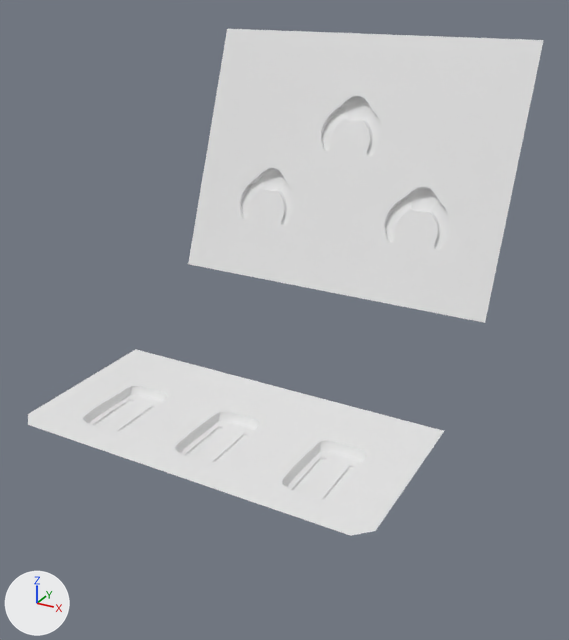
A saved change to the FBX model Assets/_Assets/Models/MargoCase_Plates.fbx.
Before and after are seen from a 50 mm lens placed at (0.65, -1.222, 2.435), pointed at (-0.011, -0.021, 1.834). Arrows for +X, +Y and +Z are at lower left; the lights stay in place. The first picture is the older version. Where no turn or scale is listed for an object, it has been applied to the vertices.

The first picture shows 'datalogger_caseplate_v1', 'gpsTracker_caseplate_v1'.
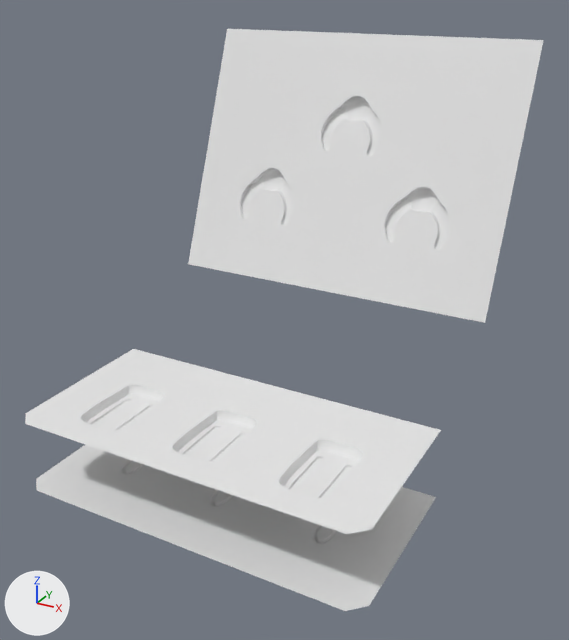
Commit message: Updated margos case to have chick band plate

Location of each change, (x1, y1, x2, y2) in pixels of the pictures (569 x 640 px):
'datalogger_caseplate_v1', moved
    before: (28, 349, 444, 536)
    after: (25, 349, 441, 534)
'chickBands_caseplate_v1', added
    after: (36, 445, 436, 611)

The change in detail:
Mesh me_cube_058 is new.
It has 287 vertices, 239 faces and spans x -0.352..0.344, y -0.124..0.219, z 0.001..0.01.
It uses material mat_grid (its picture is missing).
Object 'datalogger_caseplate_v1' (ob_datalogger_caseplate_v1) moves from (-0.029, -0.241, 1.676) to (-0.035, -0.241, 1.676).
Object 'chickBands_caseplate_v1' (ob_chickbands_caseplate_v1) is new; it shows me_cube_058.
Its location is (-0.033, -0.241, 1.532).
